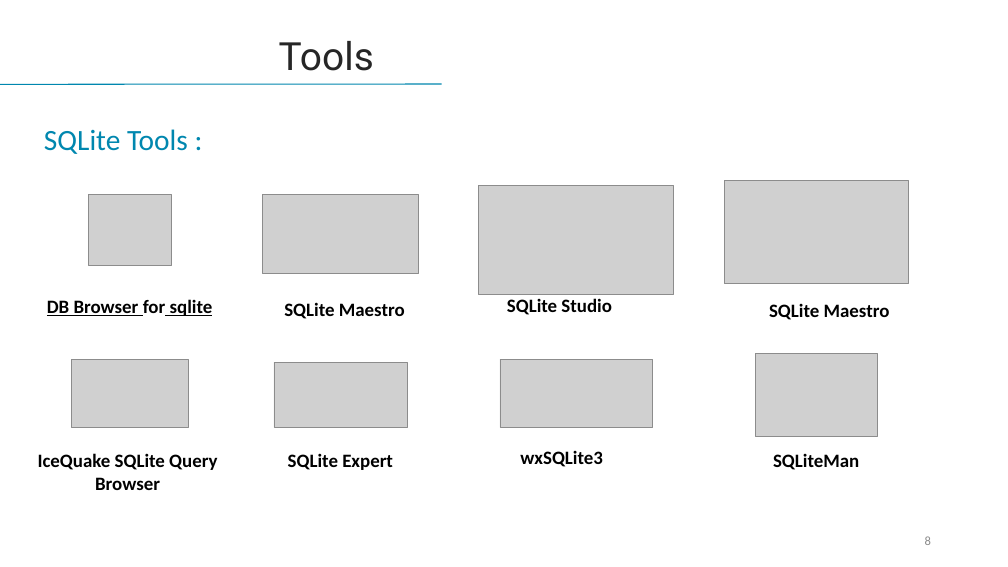
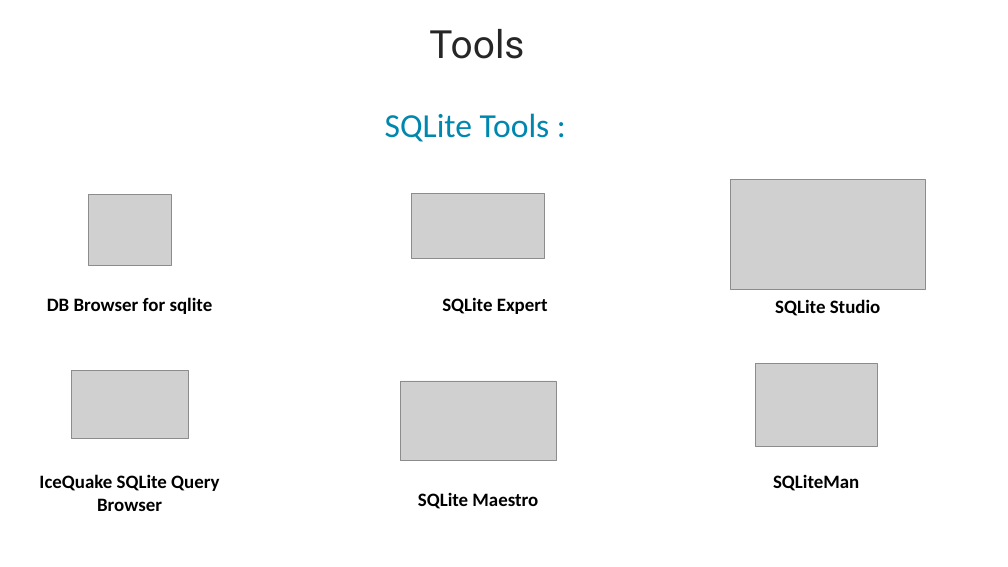
Before and after one commit to lahcenrahlaoui/Wingardium_Leviosaaaa, a slide deck: slide 8 of Presentation-projet-SQLite (1) - Copy.pptx. Drawn at 1008x567 pixels with LibreOffice and Linux fonts; fonts in the diff are those of the drawing; grey boxes stand for pictures. Boxes give left, top, right and bottom in pixels: in the first picture for what was removed or moved away, otherwise in the second. Text is boxed around its words. In the diff, an @@ line names an element or a change of style, - is before the commit and + after.

Commit message:
27-02

```diff
--- a/Presentation-projet-SQLite (1) - Copy.pptx
+++ b/Presentation-projet-SQLite (1) - Copy.pptx
@@ text "Tools" moved from (x1=279, y1=41, x2=374, y2=71) to (x1=429, y1=29, x2=524, y2=59) @@
@@ line removed from (0, 85) to (442, 84) @@
@@ text "SQLite Tools :" moved from (x1=44, y1=129, x2=188, y2=154) to (x1=385, y1=113, x2=550, y2=142) @@
@@ text "SQLite Tools :" at (x1=385, y1=113, x2=550, y2=142): size 28 to 32 pt @@
@@ picture moved from (x1=479, y1=185, x2=674, y2=295) to (x1=730, y1=179, x2=926, y2=289) @@
@@ picture moved from (x1=274, y1=362, x2=407, y2=427) to (x1=412, y1=194, x2=545, y2=259) @@
@@ picture removed at (x1=724, y1=180, x2=909, y2=284) @@
@@ text "DB Browser for sqlite" at (x1=47, y1=297, x2=213, y2=314): underline off in "DB Browser sqlite" @@
@@ text "SQLite Expert" moved from (x1=288, y1=453, x2=393, y2=470) to (x1=442, y1=297, x2=548, y2=314) @@
@@ text "SQLite Studio" moved from (x1=507, y1=298, x2=612, y2=315) to (x1=775, y1=299, x2=881, y2=316) @@
@@ text removed at (x1=769, y1=304, x2=890, y2=320) @@
-SQLite Maestro
@@ picture removed at (x1=500, y1=359, x2=653, y2=427) @@
@@ picture moved from (x1=71, y1=359, x2=188, y2=427) to (x1=71, y1=371, x2=188, y2=439) @@
@@ picture moved from (x1=262, y1=194, x2=418, y2=274) to (x1=400, y1=381, x2=556, y2=461) @@
@@ picture moved from (x1=755, y1=354, x2=877, y2=437) to (x1=755, y1=364, x2=877, y2=447) @@
@@ text "IceQuake SQLite Query Browser" moved from (x1=38, y1=453, x2=217, y2=490) to (x1=39, y1=474, x2=219, y2=511) @@
@@ text removed at (x1=520, y1=451, x2=603, y2=467) @@
-wxSQLite3
@@ text "SQLiteMan" moved from (x1=773, y1=454, x2=859, y2=470) to (x1=773, y1=475, x2=859, y2=491) @@
@@ text "SQLite Maestro" moved from (x1=284, y1=302, x2=405, y2=319) to (x1=418, y1=493, x2=538, y2=509) @@
@@ page number removed at (x1=925, y1=536, x2=931, y2=545) @@
-8
```
Also in this commit, not shown: 14 other slides changed, 14 slides added, 9 slides removed.
